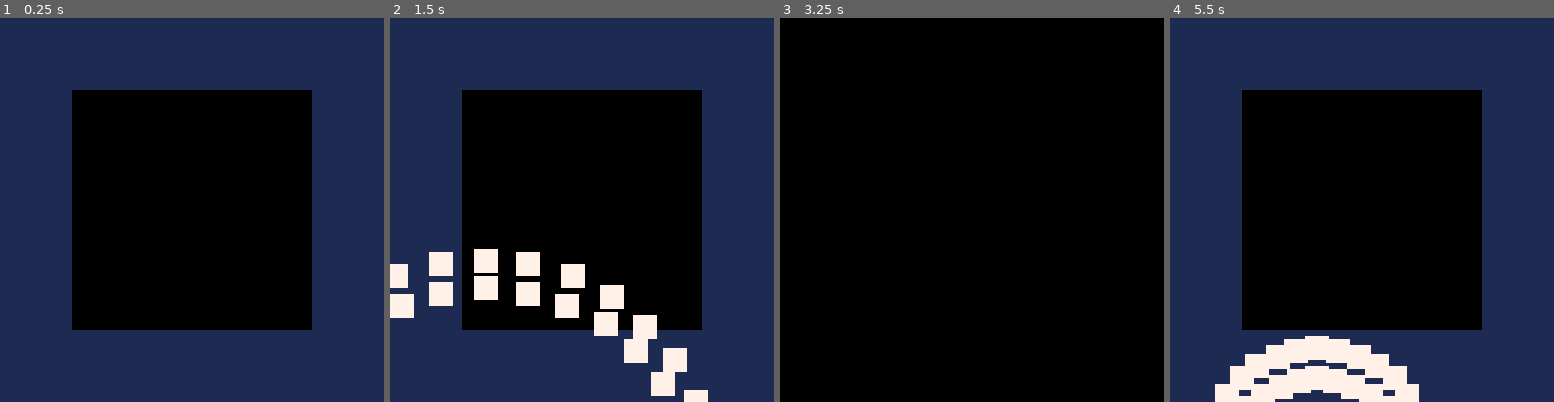
Above: before the commit, frames 1-4 (left to right).
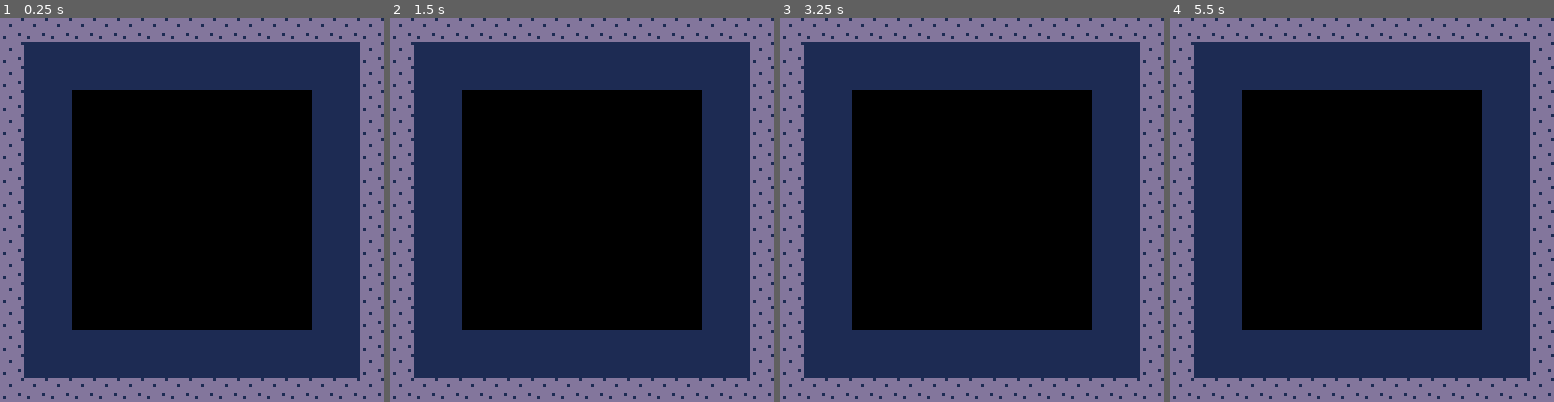
Above: after the commit, the same moments.

Repository: samskivert/darkflame
Game: PICO-8 cartridge darkflame.p8
The game is run twice, just before and just after one commit, with the same random seed, the same clock (stepped at 60 frames per second) and the same inputs.
Inputs:
- Up to frame 1 (0.25 s): no input
- Up to frame 2 (1.5 s): tap X (X key) at 0.33, 1.07 s; tap O (Z key) at 0.7 s
- Up to frame 3 (3.25 s): hold Right 1.6-2.1 s; tap O (Z key) every 0.4 s from 1.7 to 2.9 s; tap X (X key) at 1.85, 2.97 s; hold Up 2.15-2.42 s; hold Right 2.47-3.03 s; hold Left from 3.08 s (still down)
- Up to frame 4 (5.5 s): tap O (Z key) every 0.4 s from 3.3 to 5.3 s; release Left at 3.58 s; hold Down 3.63-3.97 s; hold Right 4.02-4.68 s; tap X (X key) at 4.08, 5.2 s; hold Up 4.73-5.03 s; hold Left from 5.08 s (still down)

The runs differ from the first frame. In frame 1, 22% of the frame differs, in the area x 0-100%, y 0-100%; in frame 2, 27%; in frame 3, 61%; in frame 4, 25%.

Commit message:
Test levels

Diff:
--- a/darkflame.p8
+++ b/darkflame.p8
@@ -71,6 +71,95 @@
 
 
 
+…(56 lines of a section not shown)…
 __gff__
 0000000000000000000000000000000008080800000008000000000000000000080808080808080000000000000000000808080101080800000000000000000008080808080808080000000000000000080808080808080800000000000000000808080808080808000000000000000008080808080808080000000000000000
 0000000000000000000000000000000000000000000000000000000000000000000000000000000000000000000000000000000000000000000000000000000000000000000000000000000000000000000000000000000000000000000000000000000000000000000000000000000000000000000000000000000000000000
+__map__
+2121212121212121212121212121212121313131313131313131312121313131313131313131312100000000000000000000000055555555555555555555555500000000000000000000000055555555555555555555555500000000000000000000000055555555555555555555555500000000000000000000000000000000
+2100000000000000000000000000002122000000000000000000002022000000000000000000002000000000000000000000000055000000000000000000005500000000000000000000000055000000000000000000005500000000000000000000000055000000000000000000005500000000000000000000000000000000
+2100000000000000000000000000002122000000000000000000002022000000000000000000002000000000000000000000000055000000000000000000005500000000000000000000000055000000000000000000005500000000000000000000000055000000000000000000005500000000000000000000000000000000
+2100000000000000000000000000002122000000000000160000002022000000000000000000002000000000000000000000000055000000000000000000005500000000000000000000000055000000000000000000005500000000000000000000000055000000000000000000005500000000000000000000000000000000
+2100000000000000000000000000002122000000002324320000003031242425000000000000002000000000000000000000000055000000000000000000005500000000000000000000000055000000000000000000005500000000000000000000000055000000000000000000005500000000000000000000000000000000
+2100000000000000000000000000002122000000000000000000000000000000000000000000002000000000000000000000000055000000000000000000005500000000000000000000000055000000000000000000005500000000000000000000000055000000000000000000005500000000000000000000000000000000
+2100000000000000000000000000002121111125000000000000000000000000002311111200002000000000000000000000000055000000000000000000005500000000000000000000000055000000000000000000005500000000000000000000000055000000000000000000005500000000000000000000000000000000
+2100000000000000000000000000002121313200000000000000001012000000000030313200002000000000000000000000000055000000000000000000005500000000000000000000000055000000000000000000005500000000000000000000000055000000000000000000005500000000000000000000000000000000
+2100000000000000000000000000002122000000000000000010112121111112000000000000002000000000000000000000000055000000000000000000005500000000000000000000000055000000000000000000005500000000000000000000000055000000000000000000005500000000000000000000000000000000
+2100000000000000000000000000002122000100000000000020212121212121120000000000002000000000000000000000000055000000000000000000005500000000000000000000000055000000000000000000005500000000000000000000000055000000000000000000005500000000000000000000000000000000
+2100000000000000000000000000002121111111111111111121212121212121220000000000002000000000000000000000000055000000000000000000005500000000000000000000000055000000000000000000005500000000000000000000000055000000000000000000005500000000000000000000000000000000
+2100000000000000000000000000002121212121212121212121212121212121211111111111112100000000000000000000000055555555555555555555555500000000000000000000000055555555555555555555555500000000000000000000000055555555555555555555555500000000000000000000000000000000
+2100000000000000000000000000002155555555555555555555555500000000000000000000000055555555555555555555555500000000000000000000000055555555555555555555555500000000000000000000000055555555555555555555555500000000000000000000000055555555555555555555555500000000
+2100000000000000000000000000002155000000000000000000005500000000000000000000000055000000000000000000005500000000000000000000000055000000000000000000005500000000000000000000000055000000000000000000005500000000000000000000000055000000000000000000005500000000
+2100000000000000000000000000002155000000000000000000005500000000000000000000000055000000000000000000005500000000000000000000000055000000000000000000005500000000000000000000000055000000000000000000005500000000000000000000000055000000000000000000005500000000
+2121212121212121212121212121212155000000000000000000005500000000000000000000000055000000000000000000005500000000000000000000000055000000000000000000005500000000000000000000000055000000000000000000005500000000000000000000000055000000000000000000005500000000
+0000000000000000000000000000000055000000000000000000005500000000000000000000000055000000000000000000005500000000000000000000000055000000000000000000005500000000000000000000000055000000000000000000005500000000000000000000000055000000000000000000005500000000
+0000000000000000000000000000000055000000000000000000005500000000000000000000000055000000000000000000005500000000000000000000000055000000000000000000005500000000000000000000000055000000000000000000005500000000000000000000000055000000000000000000005500000000
+0000000000000000000000000000000055000000000000000000005500000000000000000000000055000000000000000000005500000000000000000000000055000000000000000000005500000000000000000000000055000000000000000000005500000000000000000000000055000000000000000000005500000000
+0000000000000000000000000000000055000000000000000000005500000000000000000000000055000000000000000000005500000000000000000000000055000000000000000000005500000000000000000000000055000000000000000000005500000000000000000000000055000000000000000000005500000000
+0000000000000000000000000000000055000000000000000000005500000000000000000000000055000000000000000000005500000000000000000000000055000000000000000000005500000000000000000000000055000000000000000000005500000000000000000000000055000000000000000000005500000000
+0000000000000000000000000000000055000000000000000000005500000000000000000000000055000000000000000000005500000000000000000000000055000000000000000000005500000000000000000000000055000000000000000000005500000000000000000000000055000000000000000000005500000000
+0000000000000000000000000000000055000000000000000000005500000000000000000000000055000000000000000000005500000000000000000000000055000000000000000000005500000000000000000000000055000000000000000000005500000000000000000000000055000000000000000000005500000000
+0000000000000000000000000000000055555555555555555555555500000000000000000000000055555555555555555555555500000000000000000000000055555555555555555555555500000000000000000000000055555555555555555555555500000000000000000000000055555555555555555555555500000000
+0000000000000000000000000000000000000000000000000000000055555555555555555555555500000000000000000000000055555555555555555555555500000000000000000000000055555555555555555555555500000000000000000000000055555555555555555555555500000000000000000000000000000000
+0000000000000000000000000000000000000000000000000000000055000000000000000000005500000000000000000000000055000000000000000000005500000000000000000000000055000000000000000000005500000000000000000000000055000000000000000000005500000000000000000000000000000000
+0000000000000000000000000000000000000000000000000000000055000000000000000000005500000000000000000000000055000000000000000000005500000000000000000000000055000000000000000000005500000000000000000000000055000000000000000000005500000000000000000000000000000000
+0000000000000000000000000000000000000000000000000000000055000000000000000000005500000000000000000000000055000000000000000000005500000000000000000000000055000000000000000000005500000000000000000000000055000000000000000000005500000000000000000000000000000000
+0000000000000000000000000000000000000000000000000000000055000000000000000000005500000000000000000000000055000000000000000000005500000000000000000000000055000000000000000000005500000000000000000000000055000000000000000000005500000000000000000000000000000000
+0000000000000000000000000000000000000000000000000000000055000000000000000000005500000000000000000000000055000000000000000000005500000000000000000000000055000000000000000000005500000000000000000000000055000000000000000000005500000000000000000000000000000000
+0000000000000000000000000000000000000000000000000000000055000000000000000000005500000000000000000000000055000000000000000000005500000000000000000000000055000000000000000000005500000000000000000000000055000000000000000000005500000000000000000000000000000000
+0000000000000000000000000000000000000000000000000000000055000000000000000000005500000000000000000000000055000000000000000000005500000000000000000000000055000000000000000000005500000000000000000000000055000000000000000000005500000000000000000000000000000000
Not shown, changed: 56 lines of the sprite sheet (__gfx__) section of darkflame.p8
